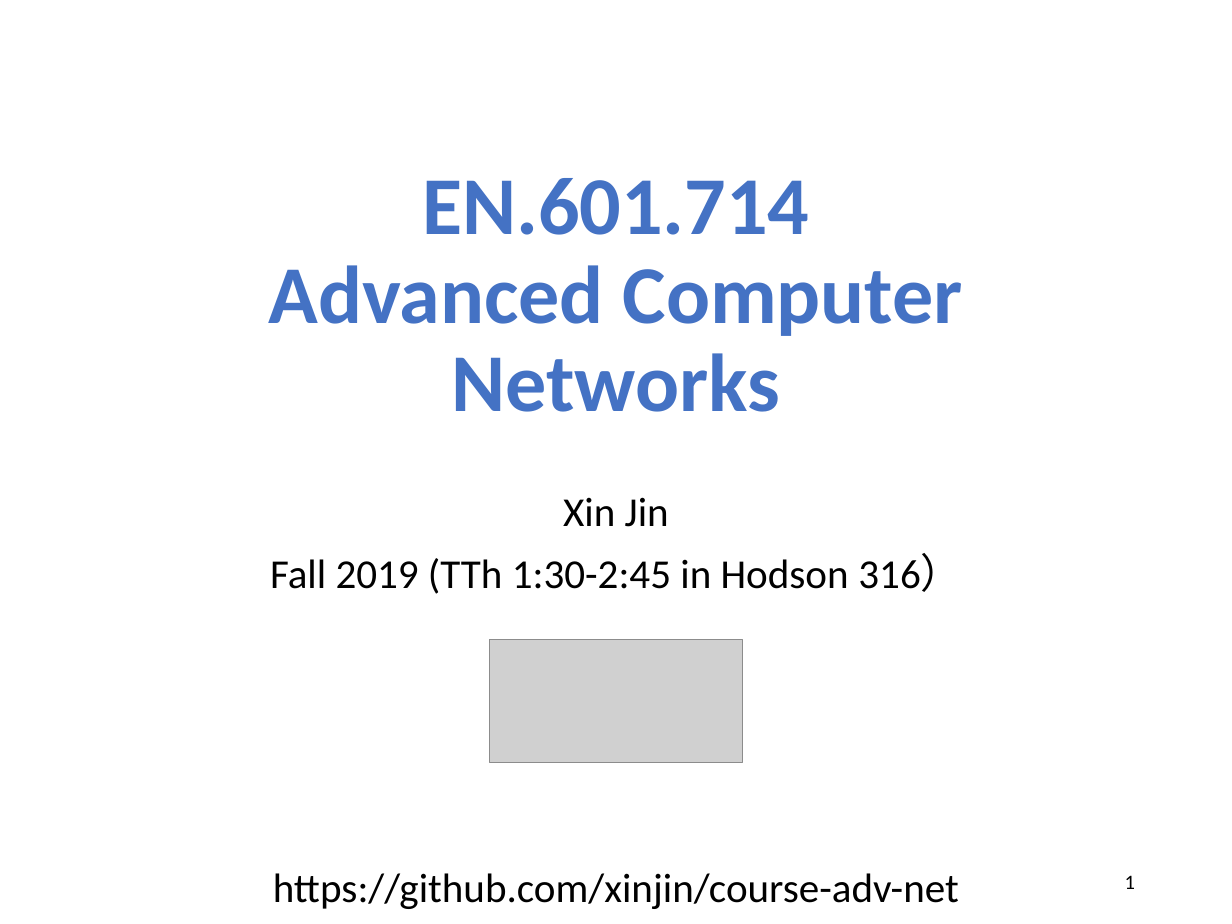
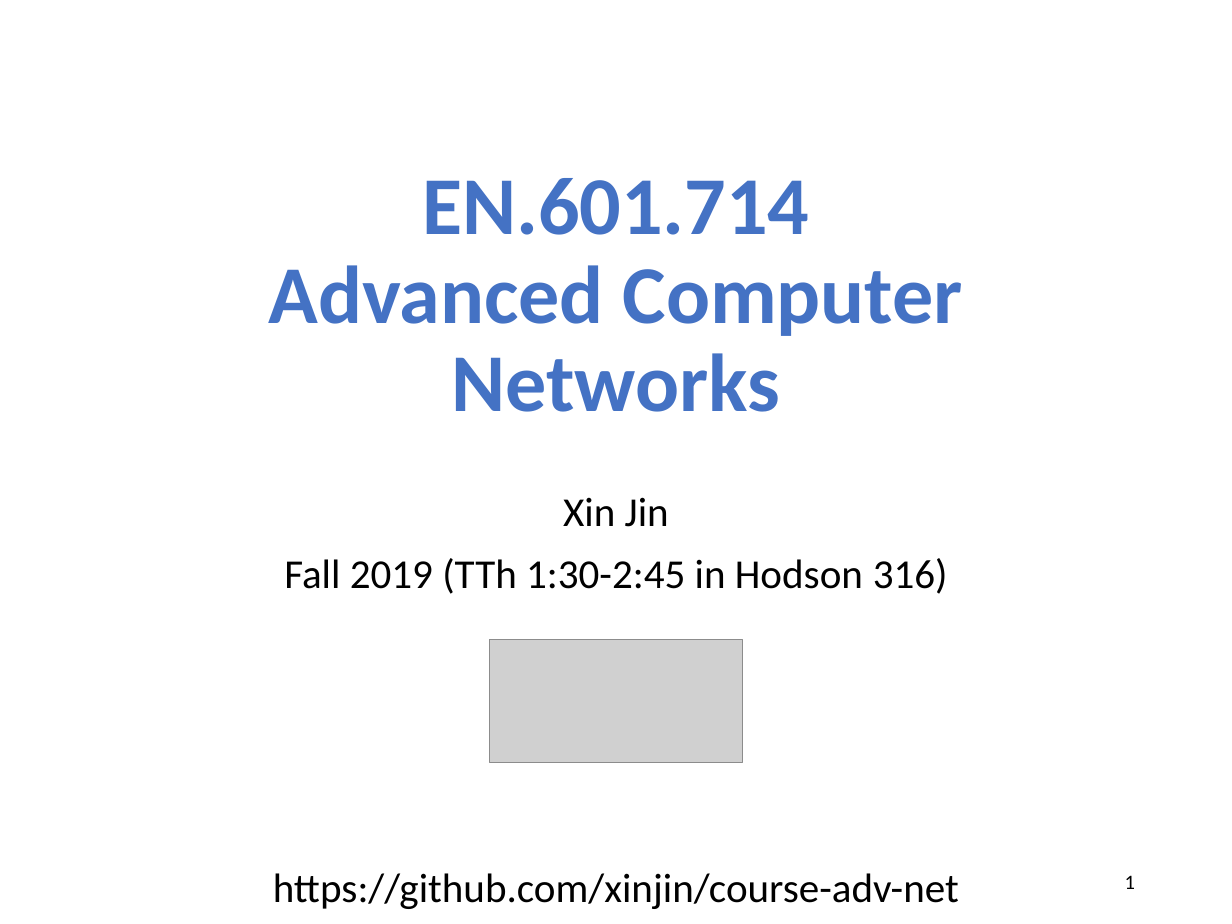
Before and after one commit to xinjin/course-adv-net, a slide deck: slide 1 of slides/lec01_overview.pptx. Drawn at 1232x924 pixels with LibreOffice and Linux fonts; fonts in the diff are those of the drawing; grey boxes stand for pictures. Boxes give left, top, right and bottom in pixels: in the first picture for what was removed or moved away, otherwise in the second. Text is boxed around its words. In the diff, an @@ line names an element or a change of style, - is before the commit and + after.

```diff
--- a/slides/lec01_overview.pptx
+++ b/slides/lec01_overview.pptx
@@ subtitle at (x1=284, y1=558, x2=948, y2=594): text changed @@
-Fall 2019 (TTh 1:30-2:45 in Hodson 316）
+Fall 2019 (TTh 1:30-2:45 in Hodson 316)
```
Also in this commit, not shown: 8 other files.
